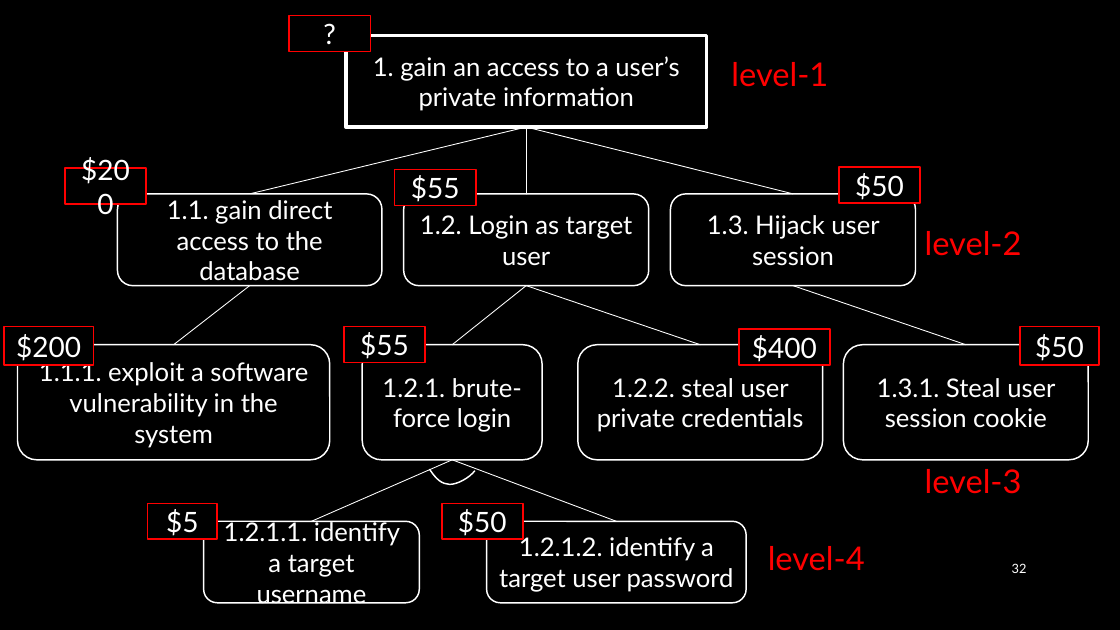
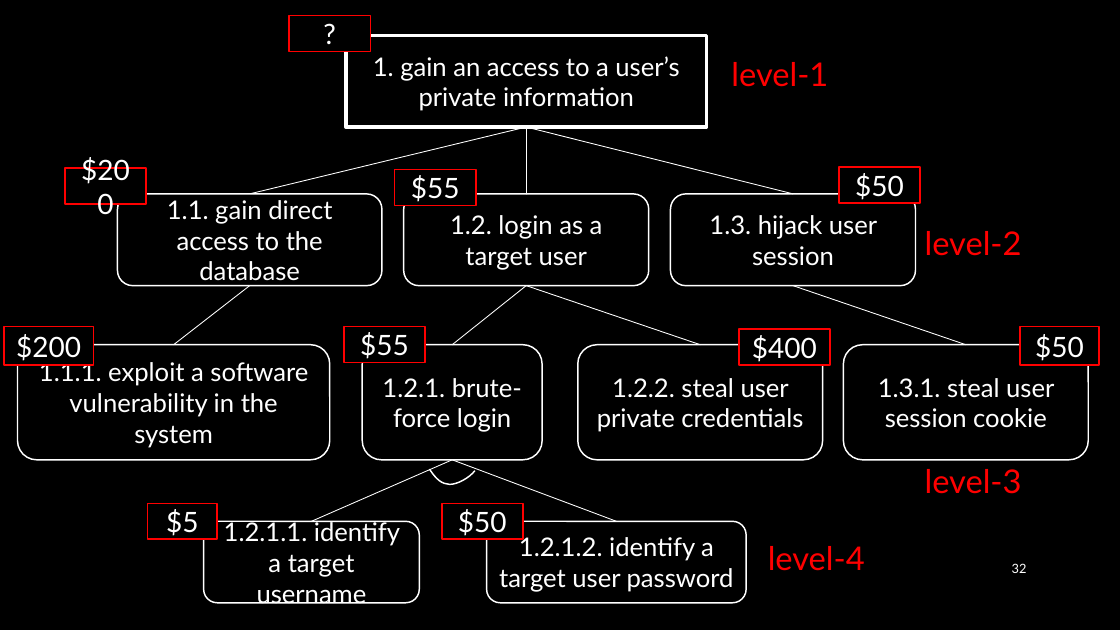
Before and after one commit to uwacyber/cits1003, a slide deck: slide 32 of cits1003-lecture_slides/CITS1003-6 Security Management-exercises.pptx. Drawn at 1120x630 pixels with LibreOffice and Linux fonts; fonts in the diff are those of the drawing; background and template pictures are left out. Boxes give left, top, right and bottom in pixels: in the first picture for what was removed or moved away, otherwise in the second. Text is boxed around its words. In the diff, an @@ line names an element or a change of style, - is before the commit and + after.

```diff
--- a/cits1003-lecture_slides/CITS1003-6 Security Management-exercises.pptx
+++ b/cits1003-lecture_slides/CITS1003-6 Security Management-exercises.pptx
@@ text in rounded rectangle at [450,215,603,270]: text changed @@
-1.2. Login as target user
+1.2. login as a target user
@@ text in rounded rectangle at [709,215,877,266]: text changed @@
-1.3. Hijack user session
+1.3. hijack user session
@@ text in rounded rectangle at [878,378,1054,428]: text changed @@
-1.3.1. Steal user session cookie
+1.3.1. steal user session cookie
```
Also in this commit, not shown: 23 other slides changed, 5 slides added, 6 slides removed.
